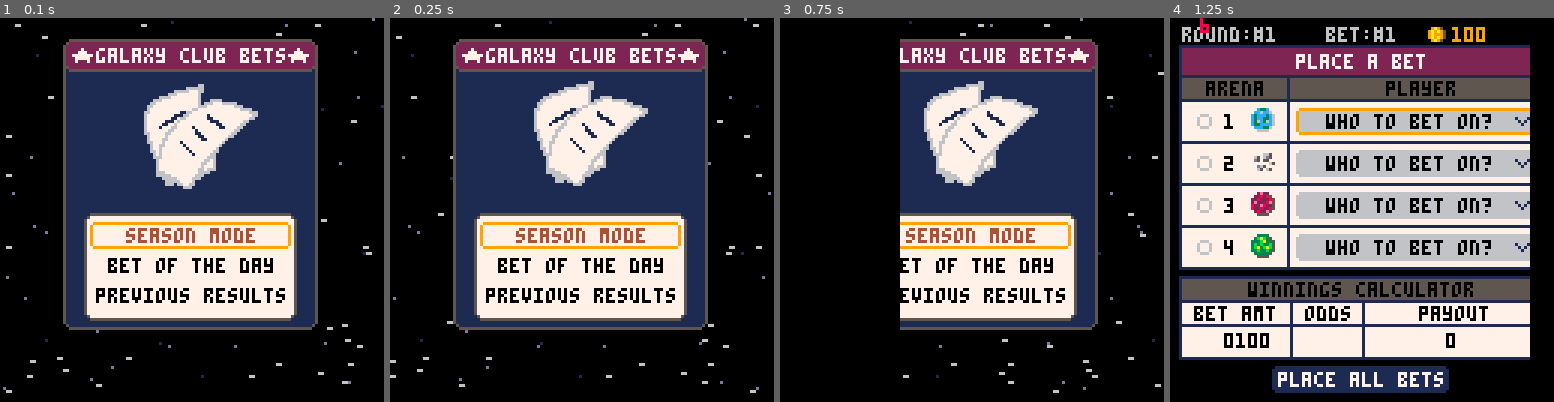
Above: before the commit, frames 1-4 (left to right).
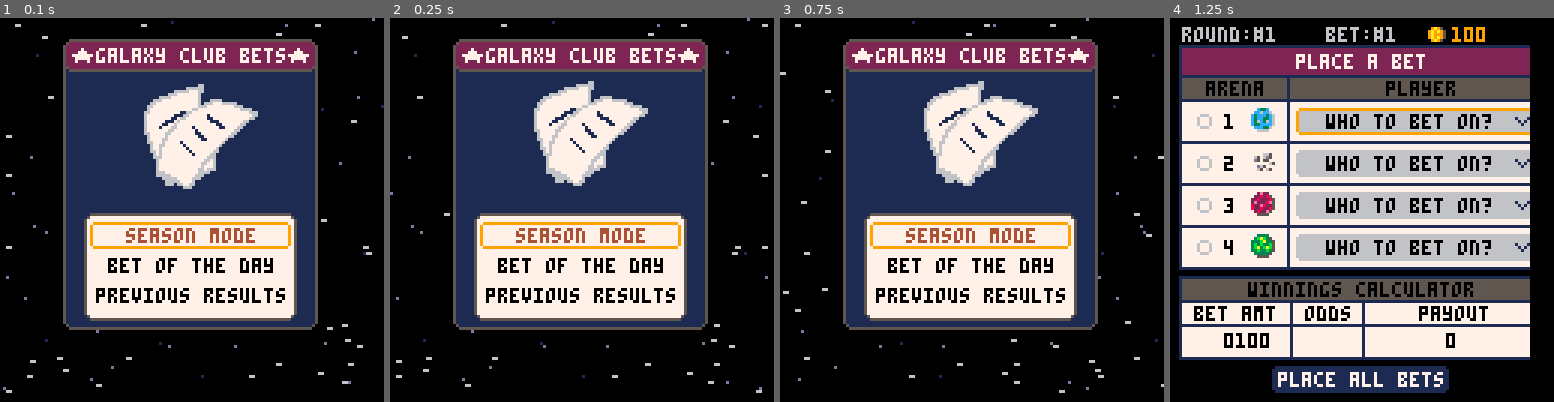
Above: after the commit, the same moments.

Repository: suspicious-smoke/club-bets-pico8
Game: PICO-8 cartridge club-bets.p8
The game is run twice, just before and just after one commit, with the same random seed, the same clock (stepped at 60 frames per second) and the same inputs.
Inputs:
- Up to frame 1 (0.1 s): no input
- Up to frame 2 (0.25 s): no input
- Up to frame 3 (0.75 s): tap X (X key) at 0.33 s; tap O (Z key) at 0.7 s
- Up to frame 4 (1.25 s): tap X (X key) at 1.07 s

Frame 1 is identical in both runs. In frame 2, 1.0% of the frame differs, in the area x 0-100%, y 0-98%; in frame 3, 12%; in frame 4, less than 0.1%.

Commit message:
small update

Diff:
--- a/club-bets.p8
+++ b/club-bets.p8
@@ -219,7 +219,6 @@
 end
 
 function upd_betpage()
-	debug[1]=i_amt
 	get_bet_summary()
 	if bet_mode==1 then--main select mode
 		if btnp(⬆️) then
@@ -1123,7 +1122,7 @@
 	bets={}
 	for i=1,10 do
 		local amt=reset_array(9,0)
-		amt[7]=1
+		amt[7]=1--100 to start with
 		local _bet={amt,{}}
 		for j=1,4 do
 			local _selected_player=reset_array(4,false)
@@ -1280,9 +1279,12 @@
 	winning_cash={}
 	if arr_to_str(money)=="0" then
 		init_gameover()
+	elseif cur_round>=20 then
+		--victory screen
 	else
 		--refill arena
 		fill_arenas()
+		cur_round+=1
 		--start next bet round/bet page
 		if qm_mode==1 then
 			init_betpage()
@@ -1290,10 +1292,21 @@
 			init_quickbetpage()
 		end
 	end
-
-
-
-end
+end
+
+function init_victory()
+	_upd=upd_victory
+	_drw=drw_victory
+end
+
+function upd_victory()
+
+end
+
+function drw_victory()
+	--display the victory info for the game
+end
+
 -->8
 --helpers
 function explode_d6()
